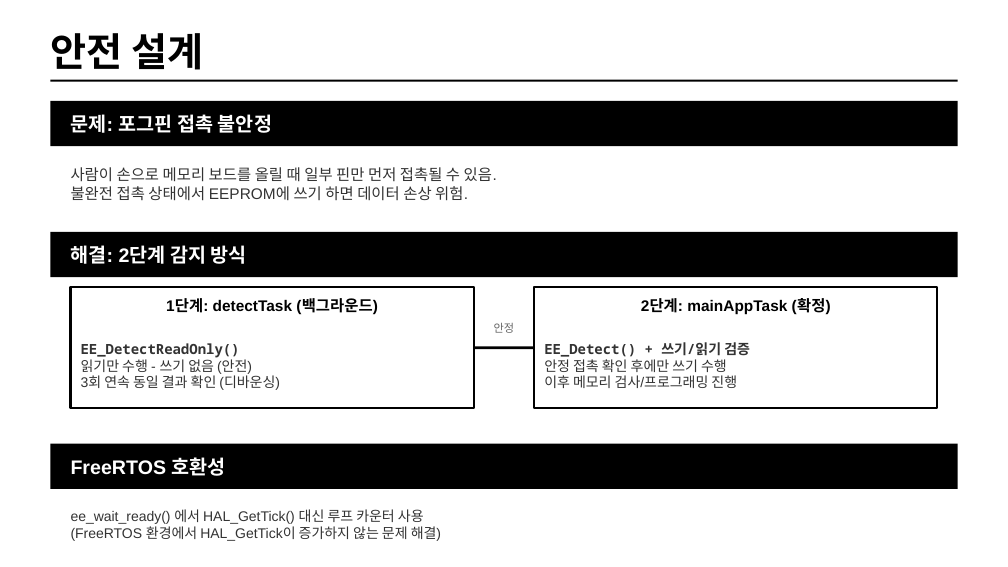
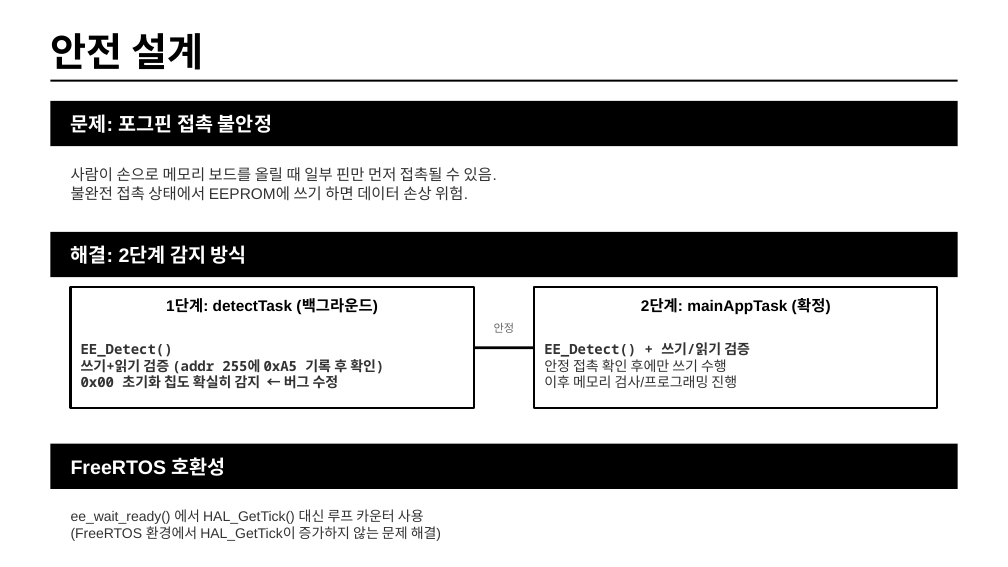
Before and after one commit to dselaser/93c56, a slide deck: slide 9 of 93c56_overview.pptx. Drawn at 1008x567 pixels with LibreOffice and Linux fonts; fonts in the diff are those of the drawing. Boxes give left, top, right and bottom in pixels: in the first picture for what was removed or moved away, otherwise in the second. Text is boxed around its words. In the diff, an @@ line names an element or a change of style, - is before the commit and + after.

```diff
--- a/93c56_overview.pptx
+++ b/93c56_overview.pptx
@@ text at (81,344,384,389): text changed; font Arial to Noto Sans Mono; bold on @@
-EE_DetectReadOnly()
-읽기만 수행 - 쓰기 없음 (안전)
-3회 연속 동일 결과 확인 (디바운싱)
+EE_Detect()
+쓰기+읽기 검증 (addr 255에 0xA5 기록 후 확인)
+0x00 초기화 칩도 확실히 감지 ← 버그 수정
```
Also in this commit, not shown: 2 other slides changed, 5 slides added, 2 other files.
